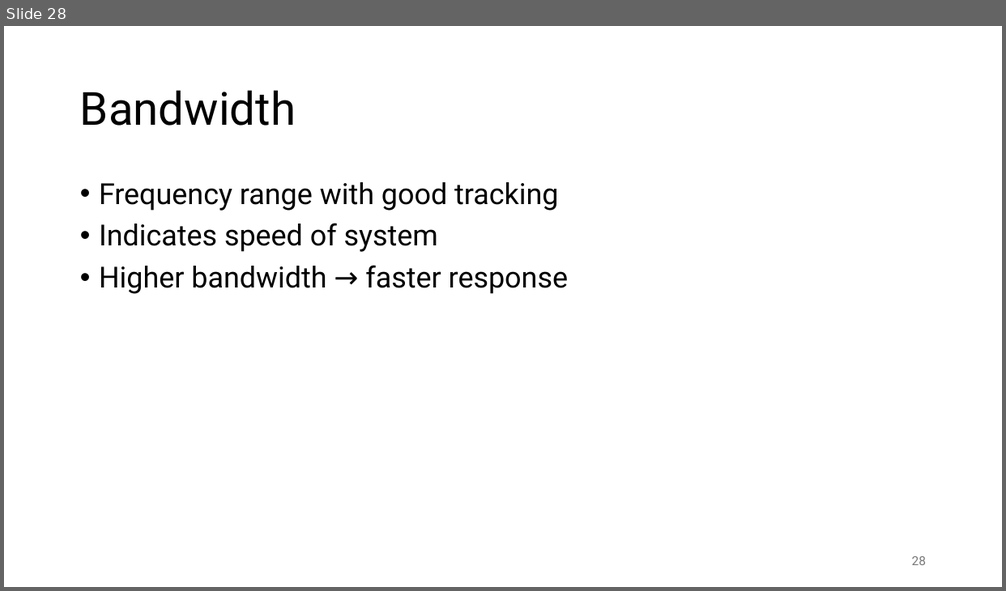
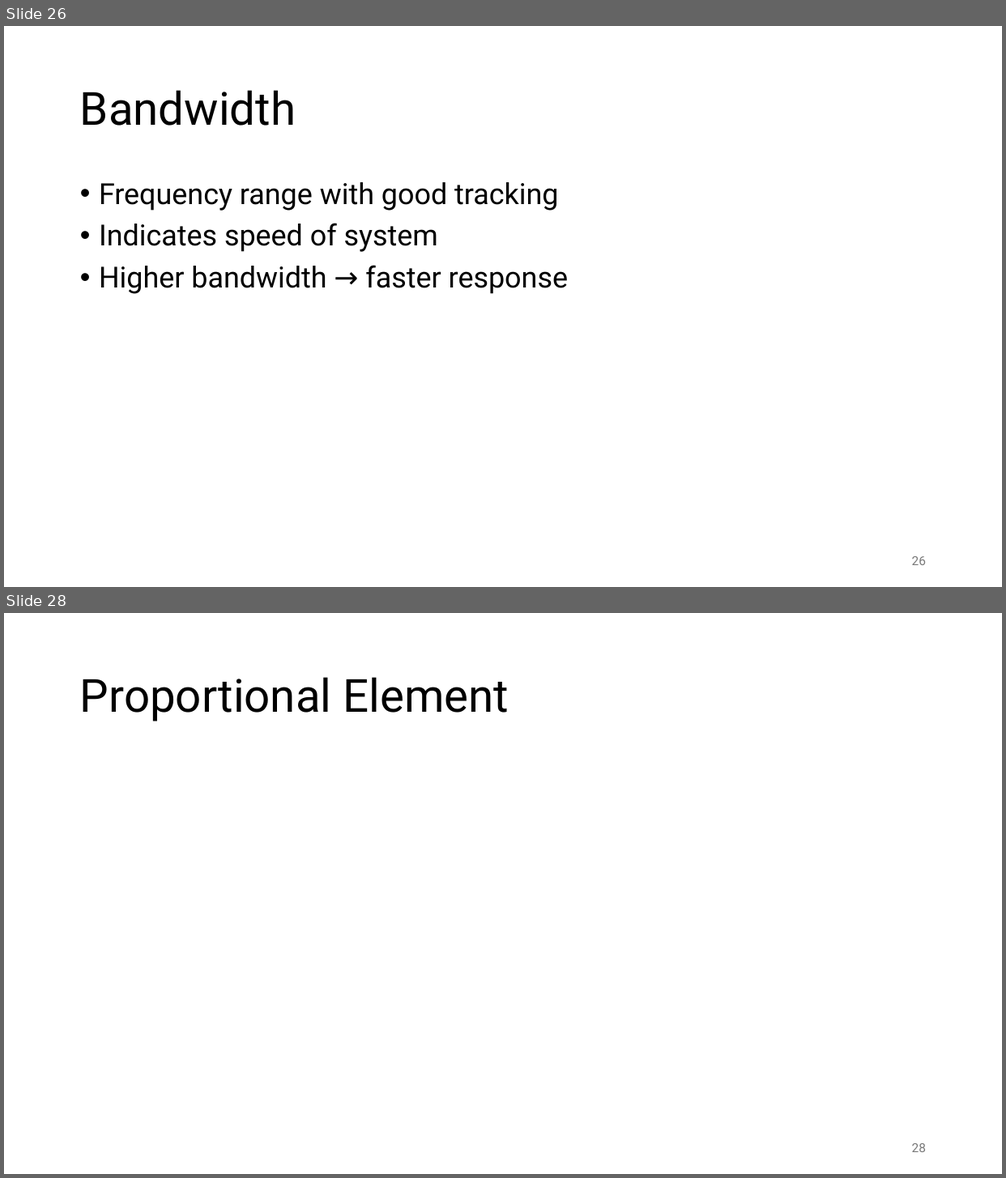
Before and after one commit to FelixWick/control_engineering, a slide deck: slides/3_Laplace.pptx. Shown one above the other, each under a label of ours: slide 28 before the commit, slides 26 and 28 after it; the slides between them are not shown. The pictures are 1006x591 and 1006x1178 pixels, drawn with LibreOffice and Linux fonts; fonts in the diff are those of the drawing. Boxes give left, top, right and bottom in pixels: in the first picture for what was removed or moved away, otherwise in the second. Text is boxed around its words. In the diff, an @@ line names an element or a change of style, - is before the commit and + after.

```diff
--- a/slides/3_Laplace.pptx
+++ b/slides/3_Laplace.pptx
@@ slide 28 added at box(4, 613, 1002, 1174), background #FFFFFF @@
@@ title added at box(80, 677, 509, 722), 44 pt, text #000000 @@
+Proportional Element
@@ page number added at box(912, 1144, 926, 1152), 12 pt, text #797979 @@
+28
@@ what was slide 28 is now slide 26 @@
@@ page number at box(912, 557, 926, 565): text changed @@
-28
+26
```
Also in this commit, not shown: 3 slides changed, 9 other slides added, 2 slides removed, 1 other file.
